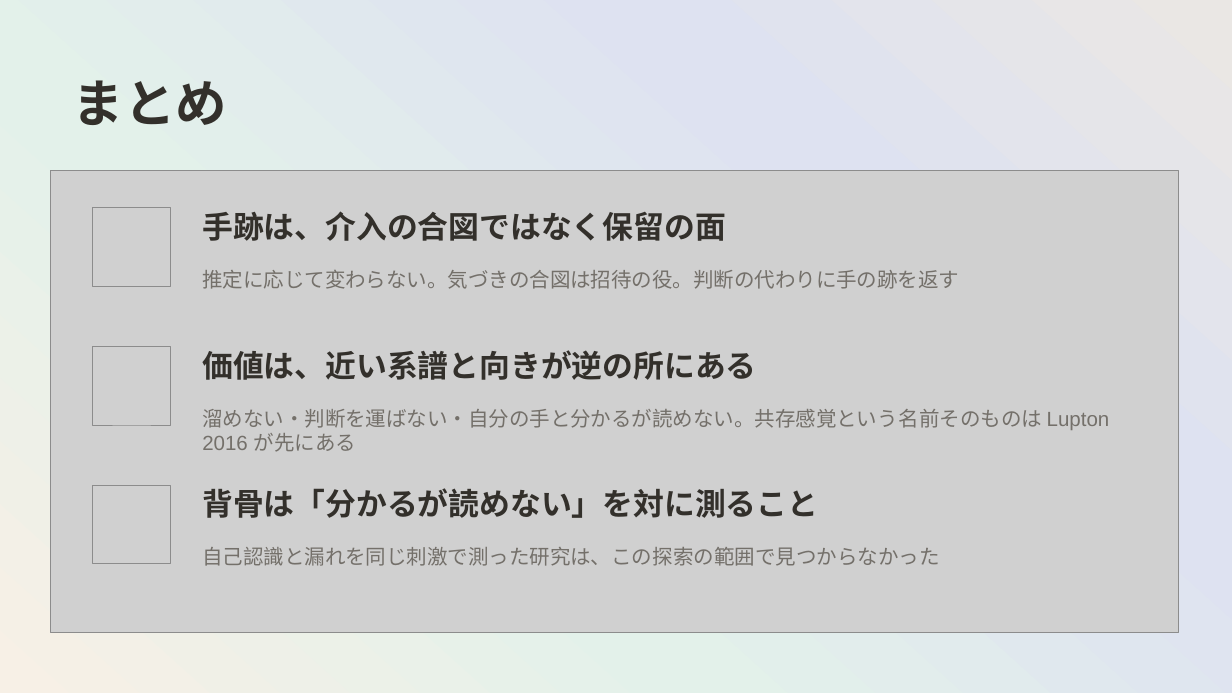
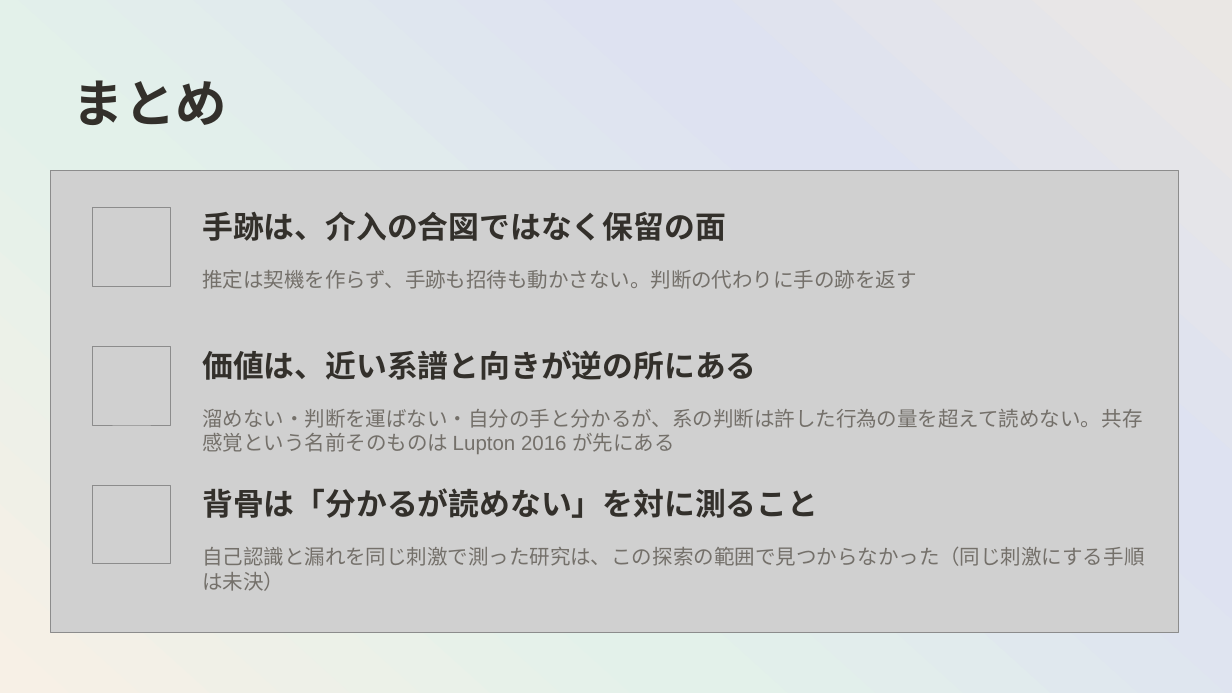
Before and after one commit to mikotomiura/GSE-prototype, a slide deck: slide 30 of docs/slides/project-overview/GSE_handmark_design.pptx. Drawn at 1232x693 pixels with LibreOffice and Linux fonts; fonts in the diff are those of the drawing; grey boxes stand for pictures; background and template pictures are left out. Boxes give left, top, right and bottom in pixels: in the first picture for what was removed or moved away, otherwise in the second. Text is boxed around its words. In the diff, an @@ line names an element or a change of style, - is before the commit and + after.

```diff
--- a/docs/slides/project-overview/GSE_handmark_design.pptx
+++ b/docs/slides/project-overview/GSE_handmark_design.pptx
@@ text at <box>202,270,916,289</box>: text changed @@
-推定に応じて変わらない。気づきの合図は招待の役。判断の代わりに手の跡を返す
+推定は契機を作らず、手跡も招待も動かさない。判断の代わりに手の跡を返す
@@ text at <box>202,409,1143,454</box>: text changed @@
-溜めない・判断を運ばない・自分の手と分かるが読めない。共存感覚という名前そのものは Lupton 2016 が先にある
+溜めない・判断を運ばない・自分の手と分かるが、系の判断は許した行為の量を超えて読めない。共存感覚という名前そのものは Lupton 2016 が先にある
@@ text at <box>202,547,1144,591</box>: text changed @@
-自己認識と漏れを同じ刺激で測った研究は、この探索の範囲で見つからなかった
+自己認識と漏れを同じ刺激で測った研究は、この探索の範囲で見つからなかった（同じ刺激にする手順は未決）
```
Also in this commit, not shown: 5 other slides changed, 7 other files.
